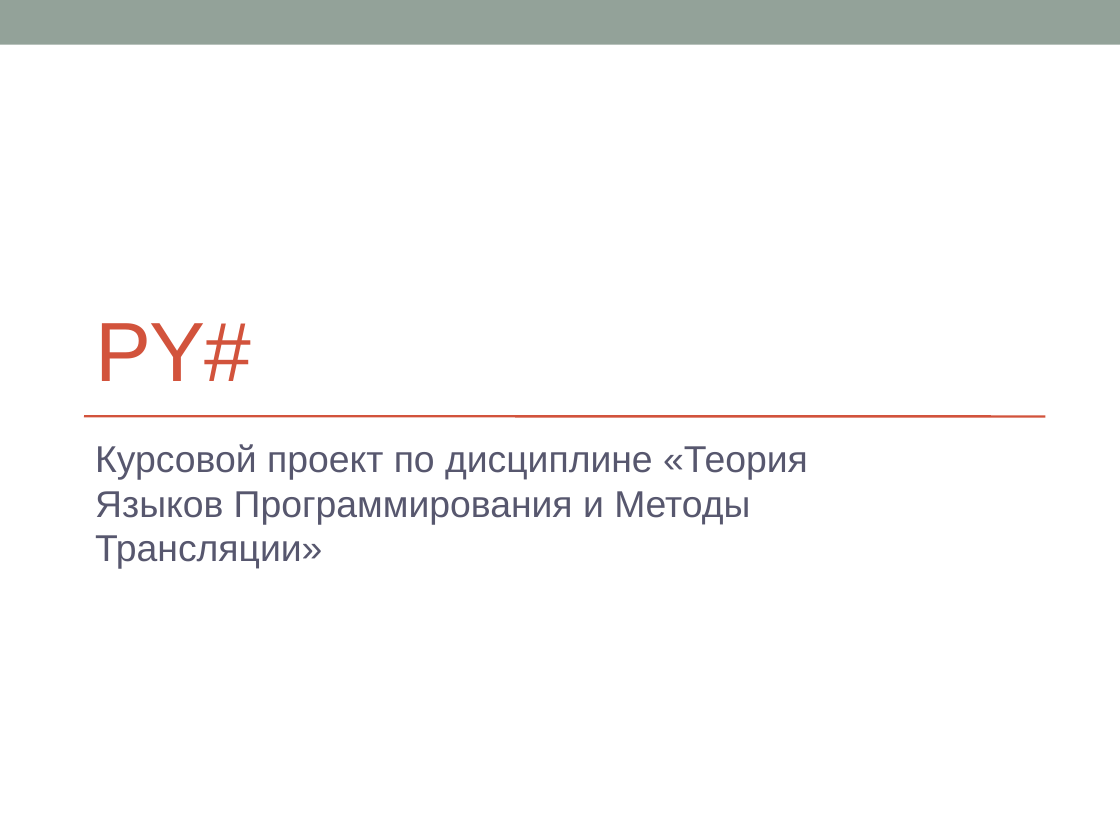
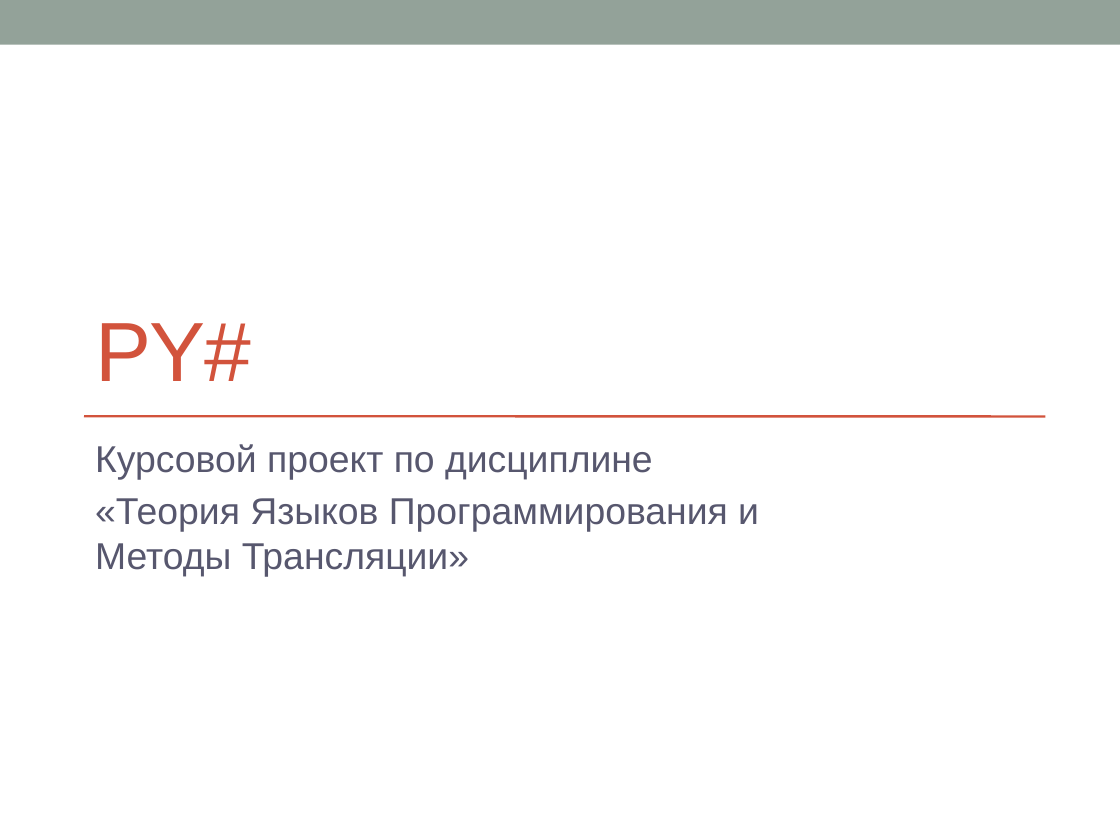
Before and after one commit to nikita-vanyasin/compiler, a slide deck: slide 1 of docs/Py.pptx. Drawn at 1120x840 pixels with LibreOffice and Linux fonts; fonts in the diff are those of the drawing. Boxes give left, top, right and bottom in pixels: in the first picture for what was removed or moved away, otherwise in the second. Text is boxed around its words. In the diff, an @@ line names an element or a change of style, - is before the commit and + after.

```diff
--- a/docs/Py.pptx
+++ b/docs/Py.pptx
@@ subtitle at [95, 444, 759, 577]: text changed @@
-Курсовой проект по дисциплине «Теория Языков Программирования и Методы Трансляции»
+Курсовой проект по дисциплине
+«Теория Языков Программирования и Методы Трансляции»
```
Also in this commit, not shown: 4 other files.
